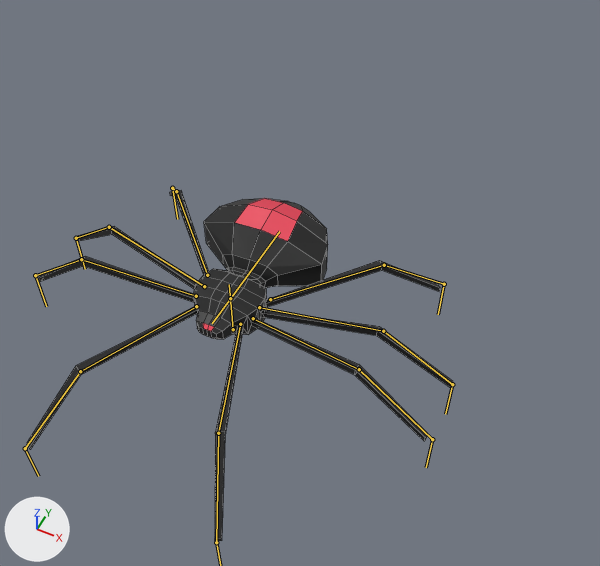
The Blender file assets/models/Spider.blend, before and after one commit.
One viewpoint serves both versions: a camera (50 mm lens) standing at (0.86, -1.28, 1.92) and looking at (0.1, 0.24, 0.01). The lights are fixed; the arrows at lower left show +X, +Y and +Z. The bones that bend it are drawn over the model as lines. Mesh edges are drawn as thin lines.
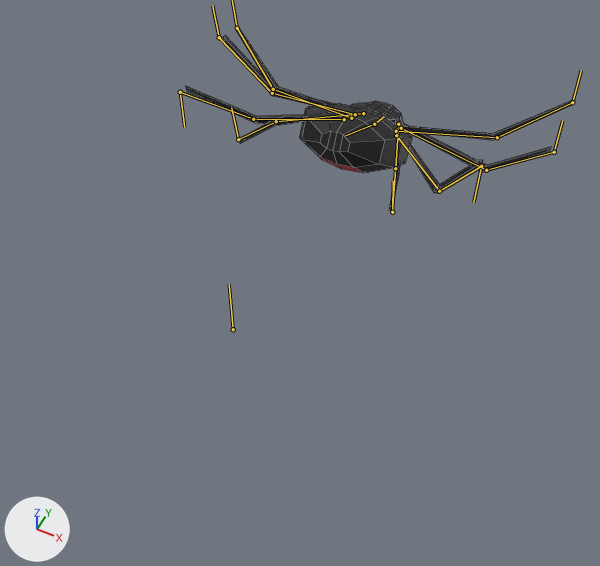
The newer file adds an action. The first version stands in its rest pose; the second is drawn at frame 10 of the action 'Die'.

The change in detail:
Bone 'LegFrontIK.L' (bone_legfrontik_l) moves from (0.0, 0.0, 0.0) to (0.464, -0.168, 0.987).
Bone 'LegFrontIK.L' (bone_legfrontik_l) turns from (0, 0, 0) to (-165, 50, 7) degrees about its own x, y and z.
Bone 'LegMidFrontIK.L' (bone_legmidfrontik_l) moves from (0.0, 0.0, 0.0) to (1.091, -0.168, -0.009).
Bone 'LegMidFrontIK.L' (bone_legmidfrontik_l) turns from (0, 0, 0) to (0, -2, 170) degrees about its own x, y and z.
Bone 'LegMidBackIK.L' (bone_legmidbackik_l) moves from (0.0, 0.0, 0.0) to (1.137, -0.186, -0.268).
Bone 'LegMidBackIK.L' (bone_legmidbackik_l) turns from (0, 0, 0) to (3, -27, 169) degrees about its own x, y and z.
Bone 'LegBackIK.L' (bone_legbackik_l) moves from (0.0, 0.0, 0.0) to (0.156, -0.294, -0.171).
Bone 'LegFrontIK.R' (bone_legfrontik_r) moves from (0.0, 0.0, 0.0) to (-0.509, -0.186, 1.052).
Bone 'LegFrontIK.R' (bone_legfrontik_r) turns from (0, 0, 0) to (-165, -50, -7) degrees about its own x, y and z.
Bone 'LegMidFrontIK.R' (bone_legmidfrontik_r) moves from (0.0, 0.0, 0.0) to (-1.168, -0.186, -0.024).
Bone 'LegMidFrontIK.R' (bone_legmidfrontik_r) turns from (0, 0, 0) to (0, 2, -170) degrees about its own x, y and z.
Bone 'LegMidBackIK.R' (bone_legmidbackik_r) moves from (0.0, 0.0, 0.0) to (-1.059, -0.168, -0.263).
Bone 'LegMidBackIK.R' (bone_legmidbackik_r) turns from (0, 0, 0) to (3, 27, -169) degrees about its own x, y and z.
Bone 'LegBackIK.R' (bone_legbackik_r) moves from (0.0, 0.0, 0.0) to (-0.082, -0.248, -0.192).
Bone 'BodyFront' (bone_bodyfront) moves from (0.0, 0.0, 0.0) to (0.0, -1.049, 0.109).
Bone 'BodyFront' (bone_bodyfront) turns from (0, 0, 0) to (162, 0, 0) degrees about its own x, y and z.
Bone 'BodyBack' (bone_bodyback) moves from (0.0, 0.0, 0.0) to (0.0, 1.049, -0.109).
Bone 'BodyBack' (bone_bodyback) turns from (0, 0, 0) to (153, 0, 0) degrees about its own x, y and z.

What differs and where, as boxes (x1, y1, x2, y2) in the pictures (600 x 566 px):
'Mesh', posed (9% narrower, 47% shorter): before (27, 190, 452, 541); after (186, 26, 573, 210)
bone 'LegMidFrontIK.L', root to tip: before (432, 439) to (426, 467); after (554, 152) to (562, 120)
bone 'LegMidBackIK.L', root to tip: before (452, 384) to (445, 414); after (572, 102) to (581, 70)
bone 'LegBackIK.L', root to tip: before (444, 284) to (438, 314); after (481, 166) to (473, 202)
bone 'LegFrontIK.R', root to tip: before (25, 448) to (38, 476); after (238, 139) to (231, 107)
bone 'LegMidFrontIK.R', root to tip: before (35, 275) to (46, 306); after (219, 37) to (212, 5)
bone 'LegBackIK.R', root to tip: before (172, 188) to (177, 219); after (180, 92) to (184, 127)
bone 'BodyFront', root to tip: before (230, 298) to (212, 323); after (374, 124) to (384, 116)
bone 'BodyBack', root to tip: before (230, 298) to (279, 231); after (374, 124) to (345, 135)
